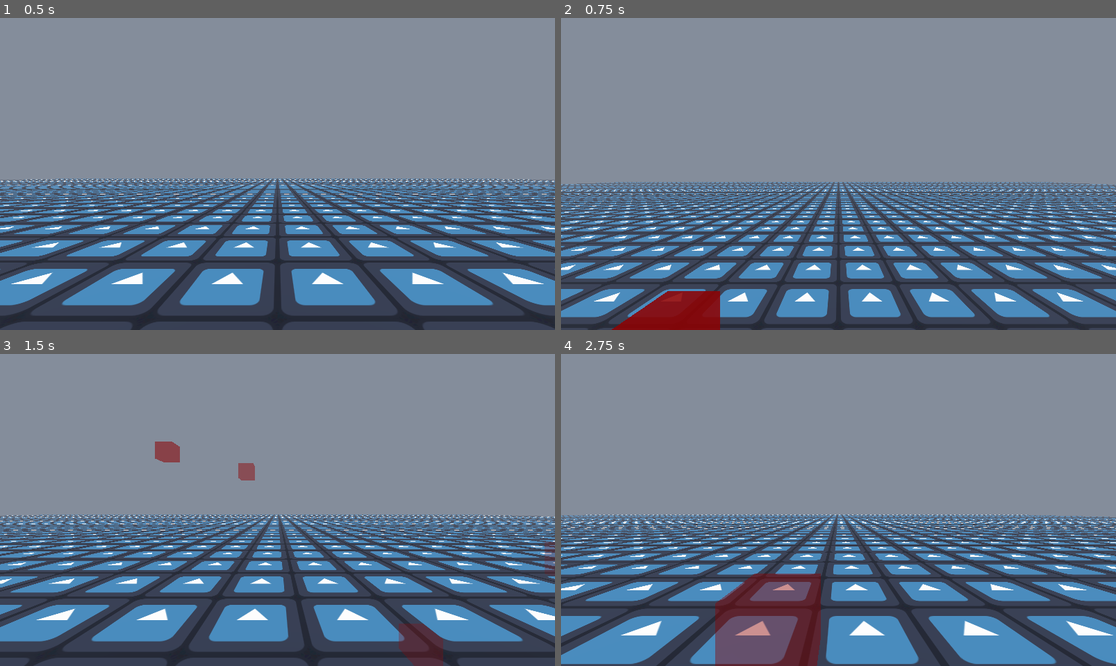
Above: before the commit, frames 1-4 (two rows, left to right).
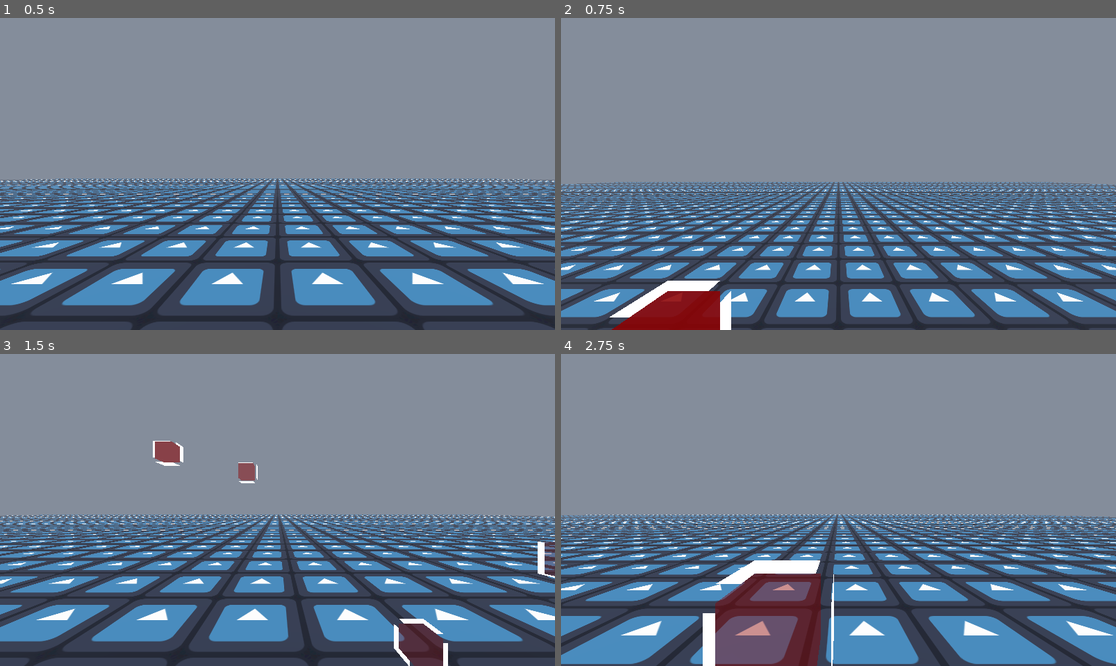
Above: after the commit, the same moments.

Repository: Exponential182/3-Programmers-In-A-Trench-Coat
Game: Godot game, scene res://prefabs/world.tscn
The game is run twice, just before and just after one commit, with the same random seed, the same clock (stepped at 60 frames per second) and the same inputs. The engine's default icon, where the game draws it, is replaced by a stand-in: a white triangle on a blue panel in a dark square.
Inputs:
- Up to frame 1 (0.5 s): no input
- Up to frame 2 (0.75 s): tap Enter (ui_accept) at 0.5 s; hold Right (ui_right) from 0.53 s (still down)
- Up to frame 3 (1.5 s): tap Enter (ui_accept) at 0.77 s; release Right (ui_right) at 1.28 s; hold Down (ui_down) from 1.28 s (still down)
- Up to frame 4 (2.75 s): tap Enter (ui_accept) at 1.52 s; release Down (ui_down) at 2.03 s; hold Right (ui_right) from 2.03 s (still down)

Frame 1 is identical in both runs. In frame 2, 0.8% of the frame differs, in the area x 8-31%, y 84-100%; in frame 3, 0.6%; in frame 4, 1.2%, in the area x 25-50%, y 66-100%.

Commit message:
added outline shader with stencil

Diff:
--- a/assets/models/bob.tscn
+++ b/assets/models/bob.tscn
@@ -1,13 +1,9 @@
-[gd_scene load_steps=11 format=3 uid="uid://dcwfo6celhhke"]
+[gd_scene load_steps=10 format=3 uid="uid://dcwfo6celhhke"]
 
 [ext_resource type="Material" uid="uid://b87ayi4156oka" path="res://assets/sfx/red.tres" id="1_10nn0"]
 
-[sub_resource type="StandardMaterial3D" id="StandardMaterial3D_ael6c"]
-cull_mode = 1
-grow = true
-grow_amount = 0.05
-
 [sub_resource type="CapsuleMesh" id="CapsuleMesh_uo8dd"]
+material = ExtResource("1_10nn0")
 height = 1.5
 
 [sub_resource type="SphereMesh" id="SphereMesh_rlxyb"]
@@ -42,9 +38,7 @@
 
 [node name="Bob" type="MeshInstance3D"]
 transform = Transform3D(-1, 0, -8.742278e-08, 0, 1, 0, 8.742278e-08, 0, -1, 0, 0, 0)
-material_overlay = SubResource("StandardMaterial3D_ael6c")
 mesh = SubResource("CapsuleMesh_uo8dd")
-surface_material_override/0 = ExtResource("1_10nn0")
 
 [node name="MeshInstance3D" type="MeshInstance3D" parent="."]
 transform = Transform3D(1, 0, 0, 0, -4.371139e-08, -1, 0, 1, -4.371139e-08, -0.153, 0.324, 0.48)
--- a/assets/sfx/red.tres
+++ b/assets/sfx/red.tres
@@ -1,7 +1,23 @@
-[gd_resource type="StandardMaterial3D" format=3 uid="uid://b87ayi4156oka"]
+[gd_resource type="StandardMaterial3D" load_steps=2 format=3 uid="uid://b87ayi4156oka"]
+
+[sub_resource type="StandardMaterial3D" id="StandardMaterial3D_kxfh0"]
+render_priority = 1
+transparency = 1
+shading_mode = 0
+grow = true
+grow_amount = 0.02
+stencil_mode = 3
+stencil_flags = 1
+stencil_compare = 5
+metadata/_stencil_owned = true
 
 [resource]
+next_pass = SubResource("StandardMaterial3D_kxfh0")
 transparency = 1
 vertex_color_use_as_albedo = true
 vertex_color_is_srgb = true
 albedo_color = Color(0.54640853, 7.3399394e-07, 3.85046e-07, 1)
+stencil_mode = 1
+stencil_flags = 2
+stencil_color = Color(1, 1, 1, 1)
+stencil_outline_thickness = 0.02
